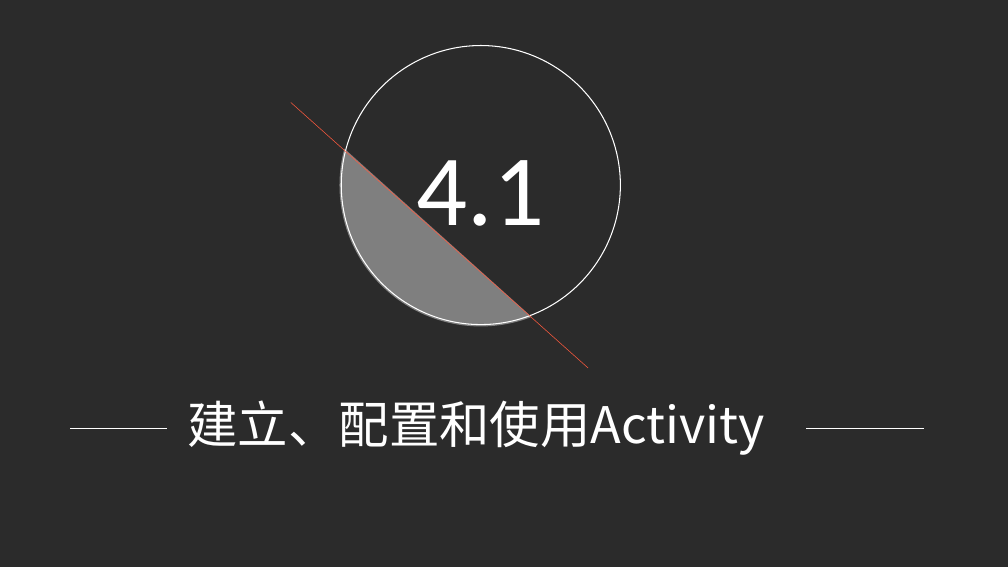
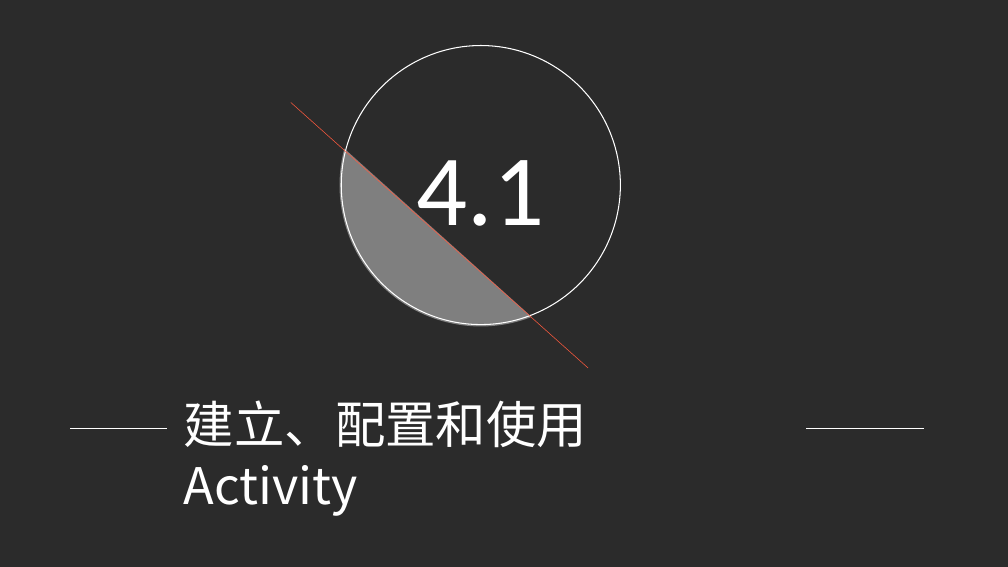
Before and after one commit to djuanbei/18Android1, a slide deck: slide 3 of ppt/ch4.pptx. Drawn at 1008x567 pixels with LibreOffice and Linux fonts; fonts in the diff are those of the drawing; background and template pictures are left out; a plain dark background stands for a picture behind light text. Boxes give left, top, right and bottom in pixels: in the first picture for what was removed or moved away, otherwise in the second. Text is boxed around its words. In the diff, an @@ line names an element or a change of style, - is before the commit and + after.

```diff
--- a/ppt/ch4.pptx
+++ b/ppt/ch4.pptx
@@ text "建立、配置和使用Activity" rewrapped from bbox=[188, 400, 765, 455] to bbox=[184, 400, 587, 516] @@
```
Also in this commit, not shown: 23 other slides changed, 1 slide added.
